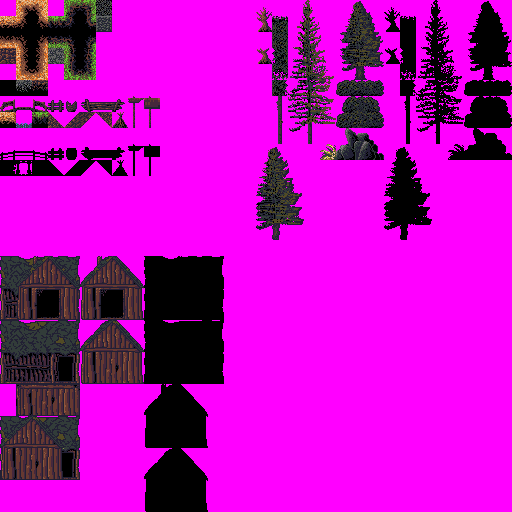
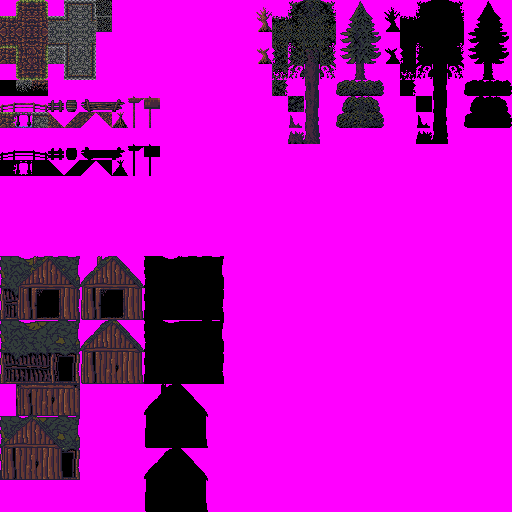
The second w=512, h=512 image is a revision of the first. Changes to its layers:
hid "Filmoor" over [0, 0, 512, 240]
hid "Hamond" over [0, 0, 111, 128]
